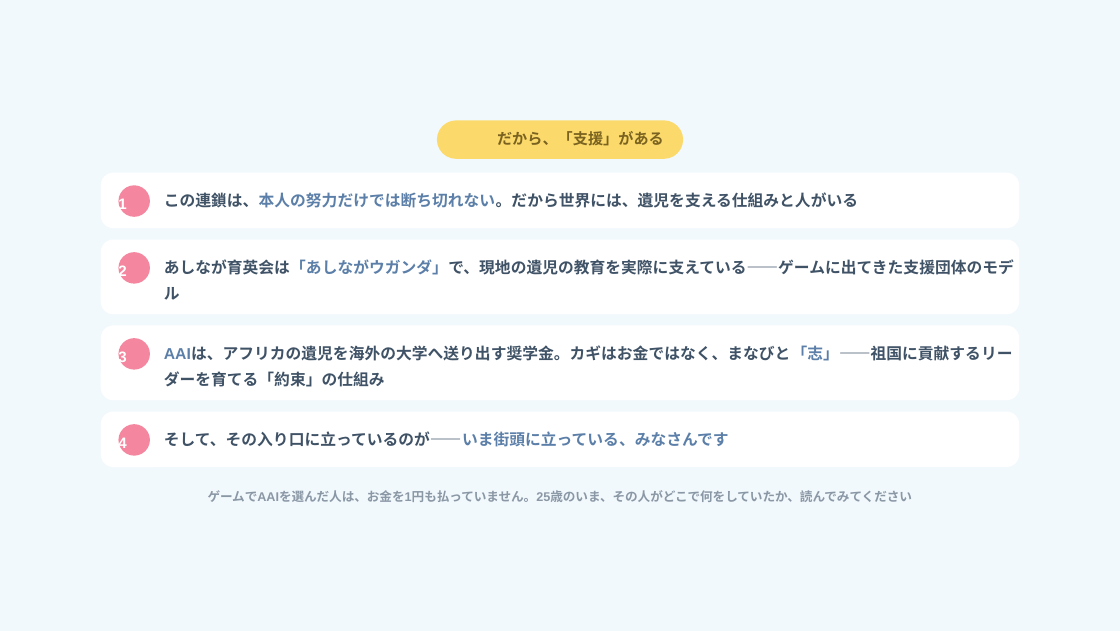
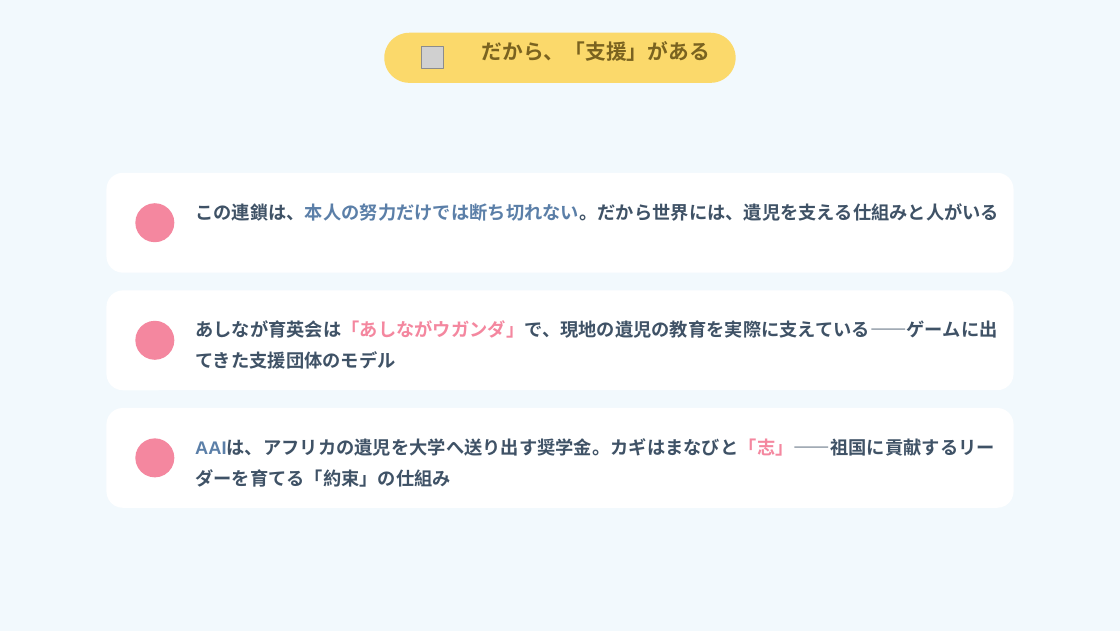
Before and after one commit to arico1101/door-world-short-online, a slide deck: slide 18 of slides.pptx (slide 24 before the commit). Drawn at 1120x631 pixels with LibreOffice and Linux fonts; fonts in the diff are those of the drawing; grey boxes stand for pictures; background and template pictures are left out. Boxes give left, top, right and bottom in pixels: in the first picture for what was removed or moved away, otherwise in the second. Text is boxed around its words. In the diff, an @@ line names an element or a change of style, - is before the commit and + after.

```diff
--- a/slides.pptx
+++ b/slides.pptx
@@ rounded rectangle resized from (x1=437, y1=120, x2=683, y2=159) to (x1=385, y1=33, x2=736, y2=83) @@
@@ picture added at (x1=421, y1=47, x2=443, y2=69) @@
@@ text "だから、「支援」がある" moved from (x1=497, y1=131, x2=664, y2=146) to (x1=482, y1=41, x2=710, y2=61) @@
@@ text "だから、「支援」がある" at (x1=482, y1=41, x2=710, y2=61): size 14.6 to 20 pt; line spacing 26.2pt to 30.1pt @@
@@ proportions changed in 3 elements at (x1=107, y1=408, x2=1014, y2=508), (x1=107, y1=290, x2=1014, y2=391), (x1=107, y1=172, x2=1014, y2=273) @@
@@ rounded rectangle resized from (x1=101, y1=172, x2=1019, y2=228) to (x1=107, y1=172, x2=1014, y2=273) @@
@@ text removed at (x1=118, y1=197, x2=126, y2=213) @@
-1
@@ ellipse resized from (x1=119, y1=185, x2=150, y2=217) to (x1=135, y1=203, x2=174, y2=242) @@
@@ text "この連鎖は、本人の努力だけでは断ち切れない。だから世界には、遺児を支える仕組みと人がいる" moved from (x1=164, y1=192, x2=858, y2=208) to (x1=195, y1=203, x2=999, y2=221) @@
@@ text "この連鎖は、本人の努力だけでは断ち切れない。だから世界には、遺児を支える仕組みと人がいる" at (x1=195, y1=203, x2=999, y2=221): size 15.2 to 17.6 pt; line spacing 25.1pt to 29.9pt @@
@@ rounded rectangle removed at (x1=101, y1=240, x2=1019, y2=314) @@
@@ text removed at (x1=118, y1=264, x2=126, y2=280) @@
-2
@@ ellipse removed at (x1=119, y1=252, x2=150, y2=284) @@
@@ rounded rectangle resized from (x1=101, y1=326, x2=1019, y2=400) to (x1=107, y1=290, x2=1014, y2=391) @@
@@ ellipse resized from (x1=119, y1=338, x2=150, y2=370) to (x1=135, y1=320, x2=174, y2=359) @@
@@ text "あしなが育英会は「あしながウガンダ」で、現地の遺児の教育を実際に支えている——ゲームに出てきた支援団体のモデル" moved from (x1=164, y1=259, x2=1014, y2=300) to (x1=195, y1=320, x2=997, y2=369) @@
@@ text "あしなが育英会は「あしながウガンダ」で、現地の遺児の教育を実際に支えている——ゲームに出てきた支援団体のモデル" at (x1=195, y1=320, x2=997, y2=369): size 15.2 to 17.6 pt; text colour #5B7FA8 to #F4879F in "あしなが育英会は「あしながウガンダ」で、現地の遺児の教育を実際に支えている——ゲームに出てきた支援団体のモデル"; line spacing 25.1pt to 29.9pt @@
@@ text removed at (x1=118, y1=350, x2=126, y2=366) @@
-3
@@ rounded rectangle resized from (x1=101, y1=411, x2=1019, y2=467) to (x1=107, y1=408, x2=1014, y2=508) @@
@@ text removed at (x1=118, y1=436, x2=126, y2=452) @@
-4
@@ ellipse resized from (x1=119, y1=424, x2=150, y2=455) to (x1=135, y1=438, x2=174, y2=477) @@
@@ text removed at (x1=164, y1=431, x2=729, y2=447) @@
-そして、その入り口に立っているのが——いま街頭に立っている、みなさんです
@@ text at (x1=195, y1=440, x2=995, y2=487): text changed; size 15.2 to 17.6 pt @@
-AAIは、アフリカの遺児を海外の大学へ送り出す奨学金。カギはお金ではなく、まなびと「志」——祖国に貢献するリーダーを育てる「約束」の仕組み
+AAIは、アフリカの遺児を大学へ送り出す奨学金。カギはまなびと「志」——祖国に貢献するリーダーを育てる「約束」の仕組み
@@ text removed at (x1=208, y1=490, x2=913, y2=502) @@
-ゲームでAAIを選んだ人は、お金を1円も払っていません。25歳のいま、その人がどこで何をしていたか、読んでみてください
```
Also in this commit, not shown: 12 other slides changed, 9 slides added, 15 slides removed, 11 other files.
